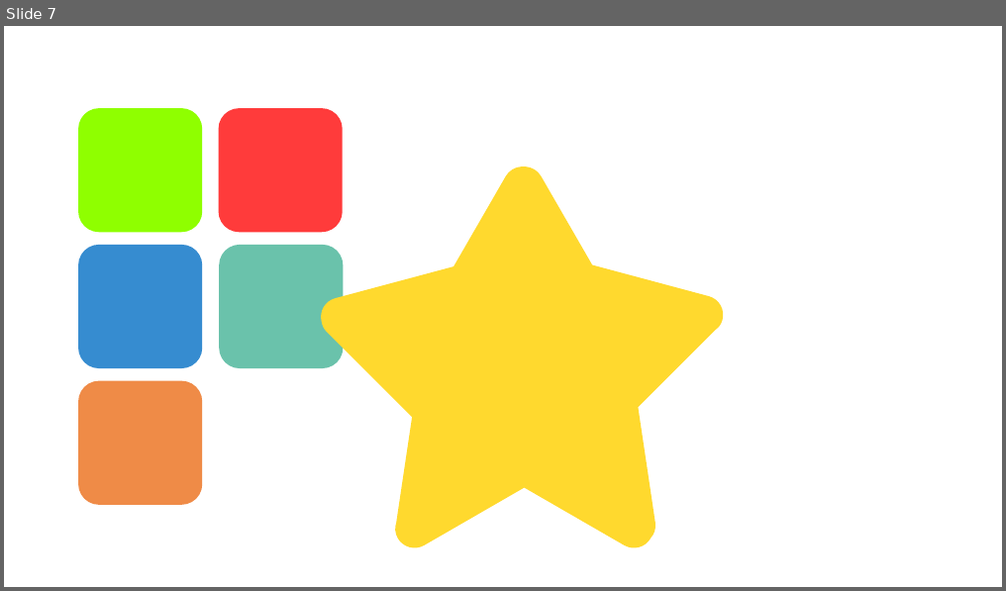
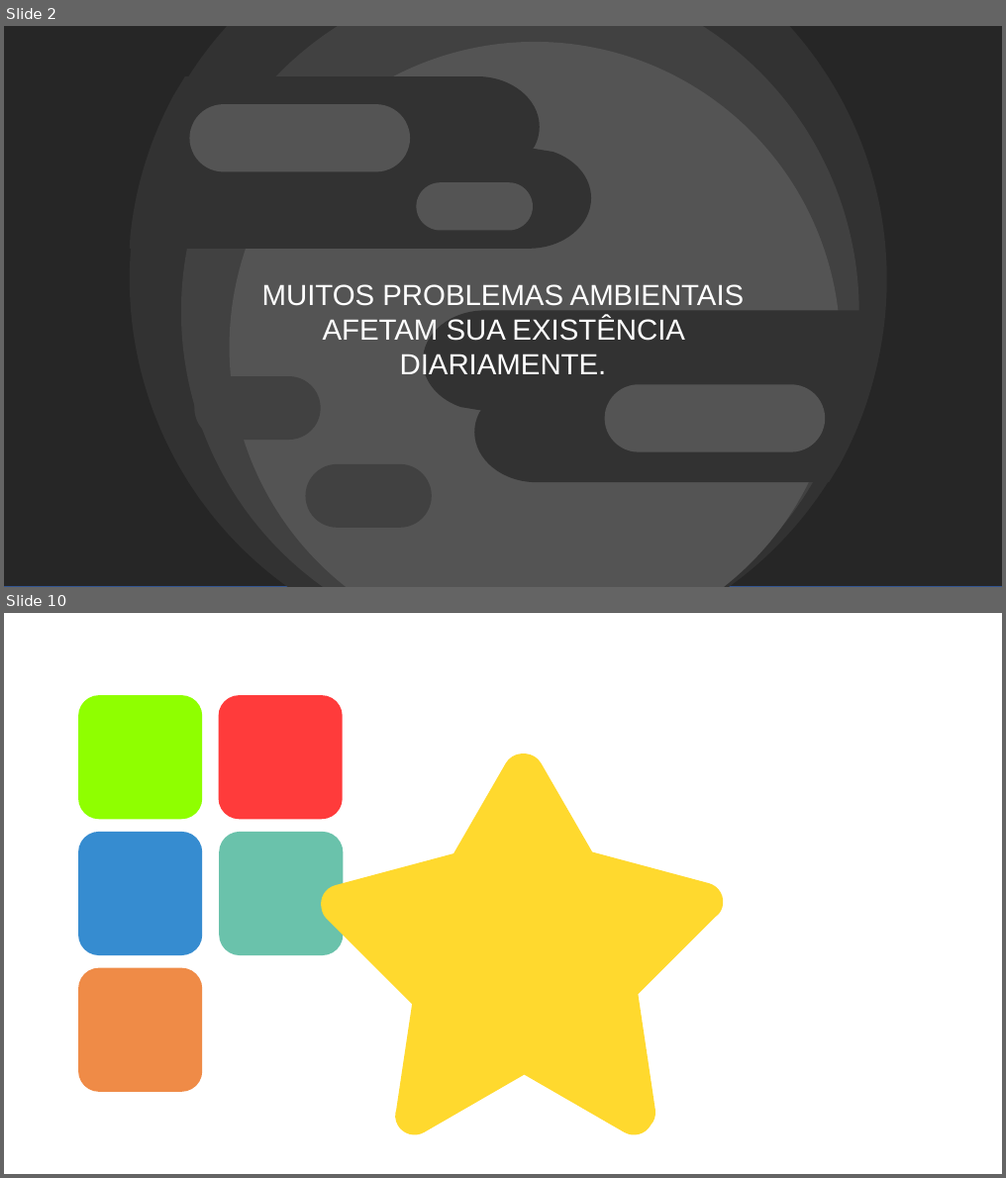
Before and after one commit to pedrogmo/projetopp2, a slide deck: slide/animacao.pptx. Shown one above the other, each under a label of ours: slide 7 before the commit, slides 2 and 10 after it; the slides between them are not shown. The pictures are 1006x591 and 1006x1178 pixels, drawn with LibreOffice and Linux fonts; fonts in the diff are those of the drawing. Boxes give left, top, right and bottom in pixels: in the first picture for what was removed or moved away, otherwise in the second. Text is boxed around its words. In the diff, an @@ line names an element or a change of style, - is before the commit and + after.

```diff
--- a/slide/animacao.pptx
+++ b/slide/animacao.pptx
@@ slide 2 added at [4,26,1002,587], background #FFFFFF @@
@@ rectangle added at [4,26,1002,587], fill #A6A6A6 @@
@@ text added at [262,284,745,374], 28 pt, text #FFFFFF @@
+MUITOS PROBLEMAS AMBIENTAIS AFETAM SUA EXISTÊNCIA DIARIAMENTE.
@@ group added at [4,26,1002,587]: 5 rounded rectangles, 3 ellipses, 2 freeform shapes, 1 rectangle @@
@@ what was slide 7 is now slide 10 @@
```
Also in this commit, not shown: 8 other slides added, 6 slides removed, 2 other files.
